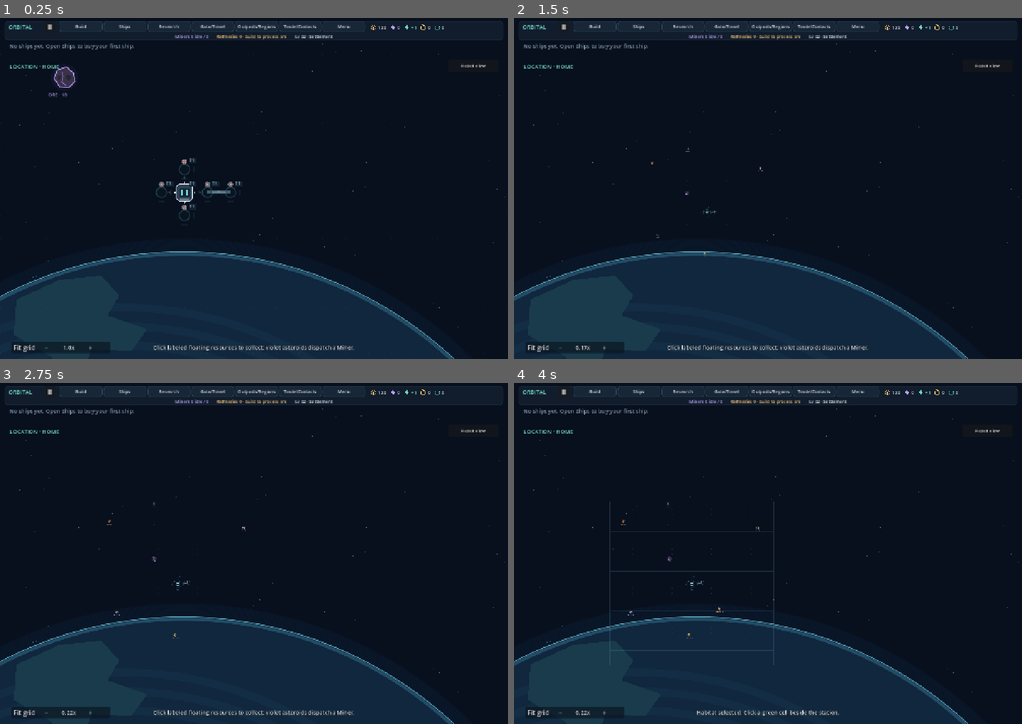
Above: before the commit, frames 1-4 (two rows, left to right).
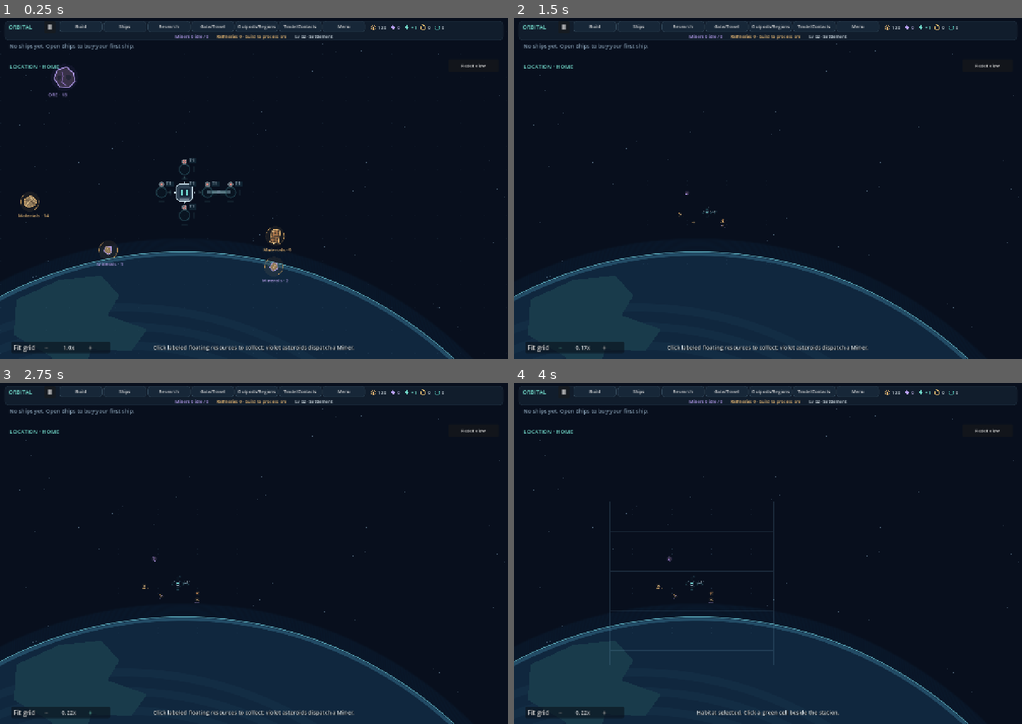
Above: after the commit, the same moments.

Repository: pidiman/orbital
Game: Godot game, scene res://orbital.tscn
Same seed, same stepped clock (60 frames per second), same inputs: the game is played once before the commit and once after it.
Inputs (mouse positions are in pixels of both pictures, inside the frame that each line leads up to):
- Up to frame 1 (0.25 s): no input
- Up to frame 2 (1.5 s): click "Fit grid" at 0.5 s; click "−" at 1.25 s
- Up to frame 3 (2.75 s): click "+" at 2 s
- Up to frame 4 (4 s): click "Build" at 2.75 s; click (935, 485) at 3.5 s

The runs differ from the first frame. In frame 1, 0.4% of the frame differs, in the area x 3-58%, y 51-78%; in frame 2, less than 0.1%; in frame 3, less than 0.1%; in frame 4, less than 0.1%.

Commit message:
Adjust floating resource spawn: farther from station, more randomized positions, fewer Materials

Diff:
--- a/data/floating_resources.json
+++ b/data/floating_resources.json
@@ -1,8 +1,21 @@
 {
-  "initial_count": 5,
-  "spawn_seconds": 3.0,
-  "max_count": 12,
+  "initial_count": 4,
+  "spawn_seconds": 6.0,
+  "max_count": 8,
   "lifetime_seconds": 60.0,
+  "spawn_zone": {
+    "edge_margin": 0.06,
+    "home": {
+      "center": [0.5, 0.5],
+      "min_radius": 0.30,
+      "max_radius": 0.44
+    },
+    "outpost": {
+      "center": [0.7, 0.5],
+      "min_radius": 0.18,
+      "max_radius": 0.25
+    }
+  },
   "types": {
     "materials": {
       "weight": 85.0,
--- a/scripts/region_supply.gd
+++ b/scripts/region_supply.gd
@@ -100,14 +100,13 @@
 			resource = kind
 			break
 	var definition: Dictionary = floating_rules.types[resource]
-	# Logical coordinates retain the existing collection projection/flight units.
-	var extent: Vector2 = Vector2(StationGeometry.grid_dimensions) * StationGeometry.MODULE_SIZE * 0.5 / Vector2(900, 605)
-	var center := Vector2(0.5, 0.5)
-	if region_id != fleet.regions.HOME:
-		extent = Vector2(0.7, 0.5)
-		center = Vector2(0.7, 0.5)
+	# Draw a uniform annulus around the local station/outpost. Sampling area
+	# rather than a rectangle keeps pickups scattered and keeps their minimum
+	# distance from the station predictable. Rejection keeps every point inside
+	# the playable logical map, including the off-center outpost projection.
+	var position: Vector2 = _spawn_position(random, region_id)
 	next_debris_id += 1
-	floating[region_id].pieces[next_debris_id] = {"position": center + Vector2(random.randf_range(-extent.x, extent.x), random.randf_range(-extent.y, extent.y)), "velocity": Vector2.ZERO, "resource":  …(184 unchanged characters)…
+	floating[region_id].pieces[next_debris_id] = {"position": position, "velocity": Vector2.ZERO, "resource":  …(184 unchanged characters)…
 	var variants: Array = definition.get("visual_variants", [])
 	if not variants.is_empty():
 		# Fork the per-region seeded stream: visual rolls never shift economy draws.
@@ -117,6 +116,25 @@
 		floating[region_id].pieces[next_debris_id]["visual_variant"] = variants[visual_random.randi_range(0, variants.size() - 1)]
 	record.rng_state = str(random.state)
 	sync_mining_nodes()
+
+func _spawn_position(random: RandomNumberGenerator, region_id: String) -> Vector2:
+	var zones: Dictionary = floating_rules.get("spawn_zone", {})
+	var zone_name: String = "home" if region_id == fleet.regions.HOME else "outpost"
+	var zone: Dictionary = zones.get(zone_name, {})
+	var center_values: Array = zone.get("center", [0.5, 0.5])
+	var center := Vector2(float(center_values[0]), float(center_values[1]))
+	var min_radius: float = maxf(0.0, float(zone.get("min_radius", 0.18)))
+	var max_radius: float = maxf(min_radius, float(zone.get("max_radius", 0.4)))
+	var edge_margin: float = clampf(float(zones.get("edge_margin", 0.04)), 0.0, 0.45)
+	for _attempt in range(32):
+		var angle: float = random.randf_range(0.0, TAU)
+		# sqrt produces an even spread over the annulus area, avoiding a ring.
+		var radius: float = sqrt(random.randf_range(min_radius * min_radius, max_radius * max_radius))
+		var candidate := center + Vector2.from_angle(angle) * radius
+		if candidate.x >= edge_margin and candidate.x <= 1.0 - edge_margin and candidate.y >= edge_margin and candidate.y <= 1.0 - edge_margin:
+			return candidate
+	# The fallback is still in-bounds if a future zone is tuned too close to an edge.
+	return center.clamp(Vector2(edge_margin, edge_margin), Vector2(1.0 - edge_margin, 1.0 - edge_margin))
 
 func ensure_floating_region(region_id: String) -> void:
 	if floating.has(region_id) or not fleet.regions.is_discovered(region_id): return
